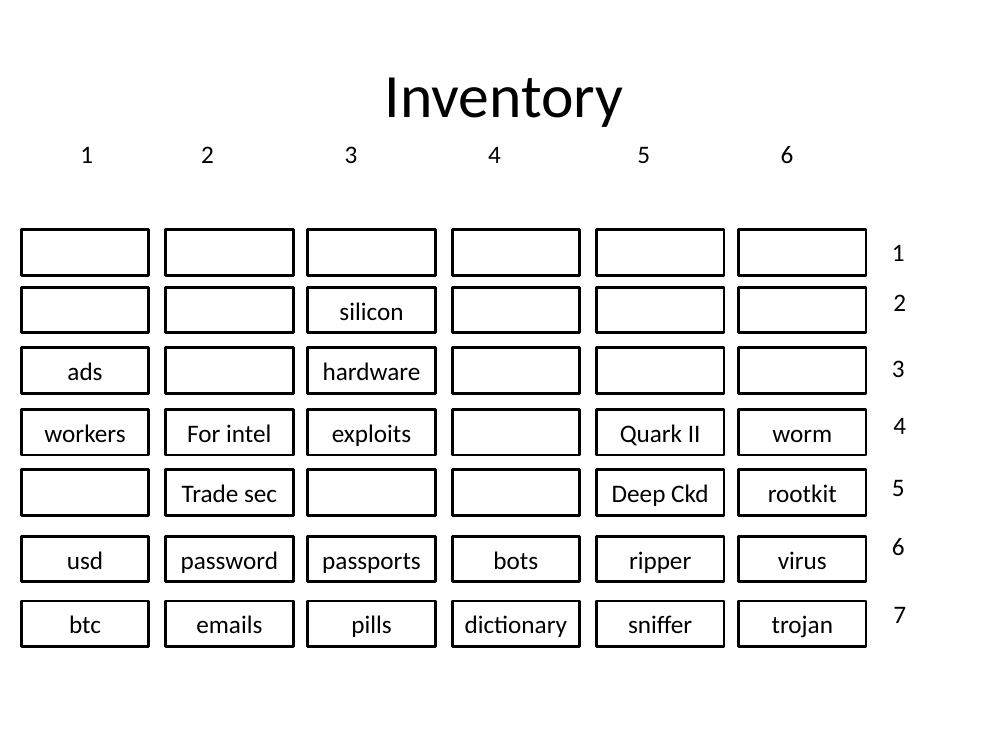
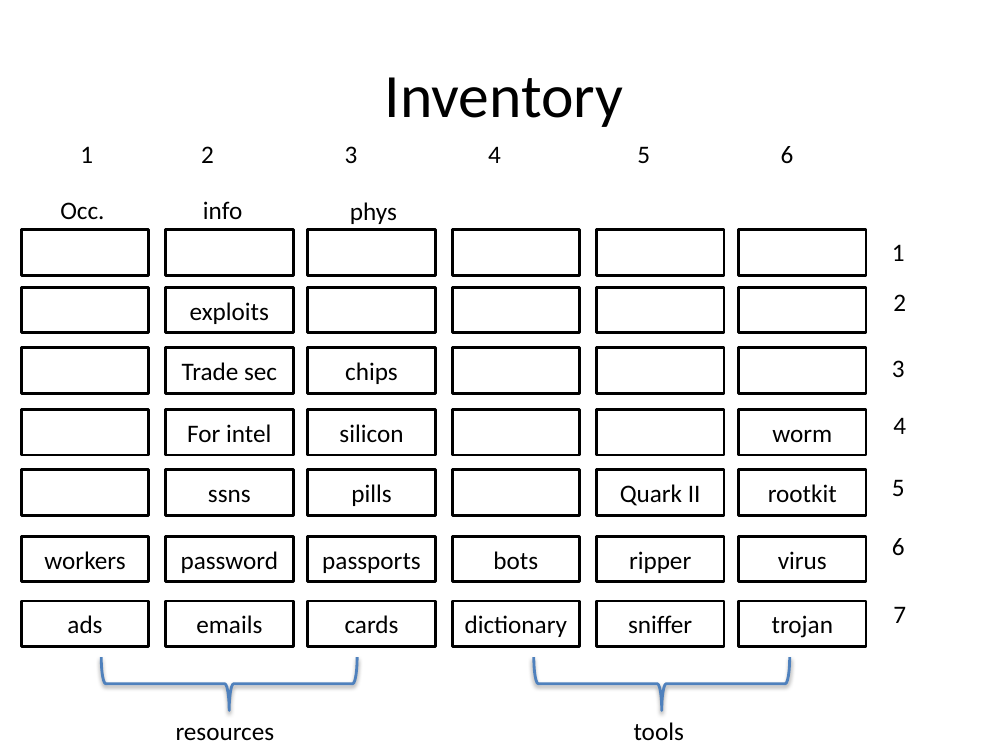
Before and after one commit to jestonegithub/puzzle9, a slide deck: slide 9 of puzzle9_resourceGuide.pptx. Drawn at 1008x756 pixels with LibreOffice and Linux fonts; fonts in the diff are those of the drawing. Boxes give left, top, right and bottom in pixels: in the first picture for what was removed or moved away, otherwise in the second. Text is boxed around its words. In the diff, an @@ line names an element or a change of style, - is before the commit and + after.

```diff
--- a/puzzle9_resourceGuide.pptx
+++ b/puzzle9_resourceGuide.pptx
@@ text added at (x1=60, y1=202, x2=104, y2=219), 18 pt, text #000000 @@
+Occ.
@@ text added at (x1=203, y1=201, x2=242, y2=219), 18 pt, text #000000 @@
+info
@@ text added at (x1=350, y1=202, x2=397, y2=224), 18 pt, text #000000 @@
+phys
@@ text in rectangle at (x1=190, y1=302, x2=269, y2=324): text added @@
+exploits
@@ text in rectangle at (x1=339, y1=302, x2=403, y2=320): text removed @@
-silicon
@@ text in rectangle at (x1=67, y1=362, x2=102, y2=381): text removed @@
-ads
@@ text in rectangle at (x1=182, y1=362, x2=277, y2=381): text added @@
+Trade sec
@@ text in rectangle at (x1=345, y1=362, x2=398, y2=384): text changed @@
-hardware
+chips
@@ rectangle added at (x1=597, y1=409, x2=725, y2=455), fill #FFFFFF, outline #000000 2 pt @@
@@ text in rectangle at (x1=44, y1=424, x2=125, y2=443): text removed @@
-workers
@@ text in rectangle at (x1=339, y1=424, x2=403, y2=442): text changed @@
-exploits
+silicon
@@ rectangle "Quark II" moved from (x1=597, y1=409, x2=725, y2=455) to (x1=597, y1=470, x2=725, y2=515) @@
@@ rectangle removed at (x1=597, y1=470, x2=725, y2=515) @@
-Deep Ckd
@@ text in rectangle at (x1=208, y1=489, x2=251, y2=503): text changed @@
-Trade sec
+ssns
@@ text in rectangle at (x1=351, y1=484, x2=391, y2=506): text added @@
+pills
@@ text in rectangle at (x1=44, y1=551, x2=125, y2=570): text changed @@
-usd
+workers
@@ text in rectangle at (x1=67, y1=615, x2=102, y2=634): text changed @@
-btc
+ads
@@ text in rectangle at (x1=345, y1=615, x2=399, y2=634): text changed @@
-pills
+cards
@@ left brace added at (x1=101, y1=657, x2=357, y2=710), outline #4F81BD 2 pt @@
@@ left brace added at (x1=534, y1=657, x2=790, y2=710), outline #4F81BD 2 pt @@
@@ text added at (x1=176, y1=727, x2=275, y2=740), 18 pt, text #000000 @@
+resources
@@ text added at (x1=634, y1=722, x2=684, y2=741), 18 pt, text #000000 @@
+tools
```
Also in this commit, not shown: 26 other files.
